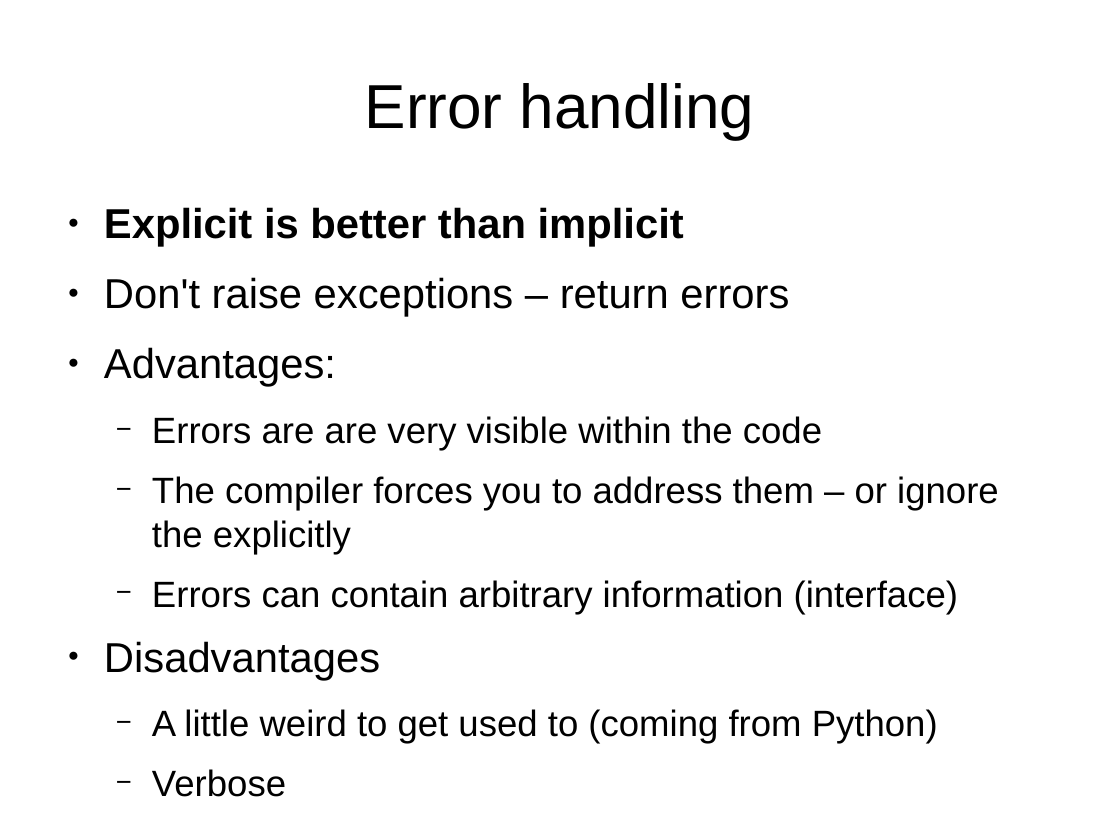
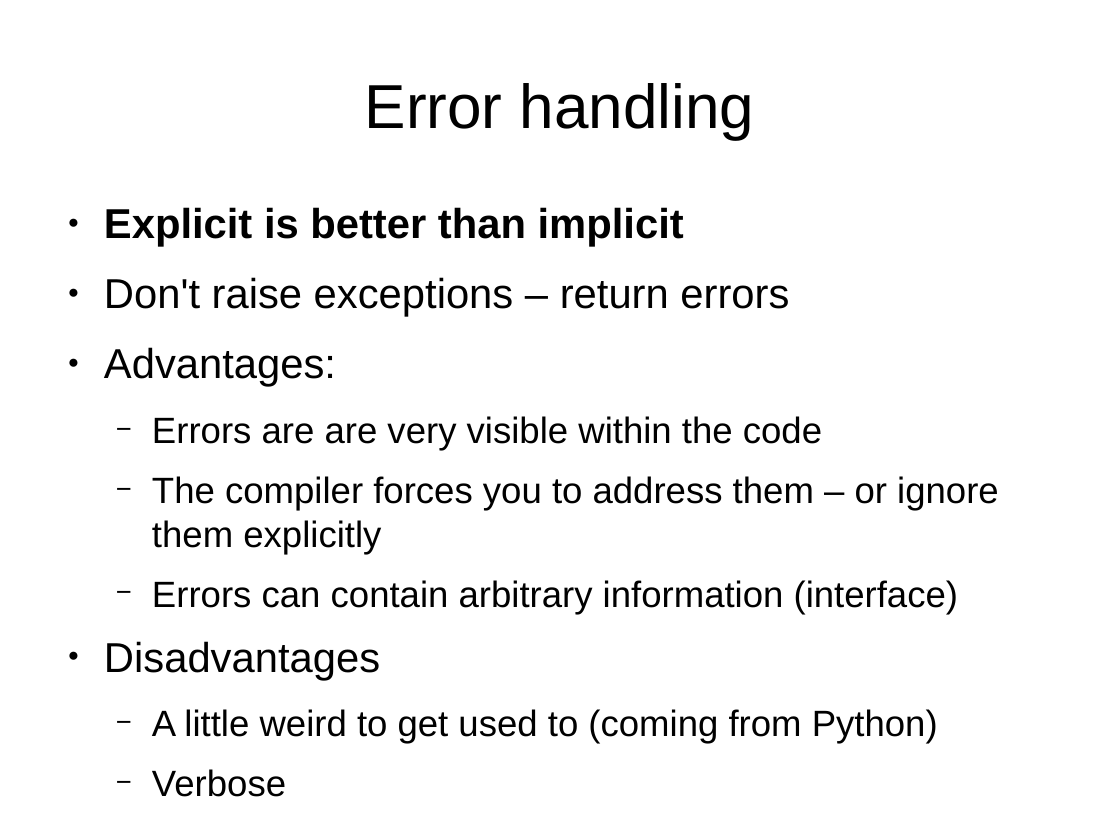
Before and after one commit to ChimeraCoder/go-for-pythonists, a slide deck: slide 15 of go_for_pythonistas.odp. Drawn at 1120x840 pixels with LibreOffice and Linux fonts; fonts in the diff are those of the drawing; background and template pictures are left out. Boxes give left, top, right and bottom in pixels: in the first picture for what was removed or moved away, otherwise in the second. Text is boxed around its words. In the diff, an @@ line names an element or a change of style, - is before the commit and + after.

Commit message:
Fix issue #1 (incorrect iteration) and issue #1 (typo)

```diff
--- a/go_for_pythonistas.odp
+++ b/go_for_pythonistas.odp
@@ text at bbox=[152, 476, 999, 554]: text changed @@
-  − The compiler forces you to address them – or ignore the explicitly
+  − The compiler forces you to address them – or ignore them explicitly
```
Also in this commit, not shown: 1 other slide changed.
